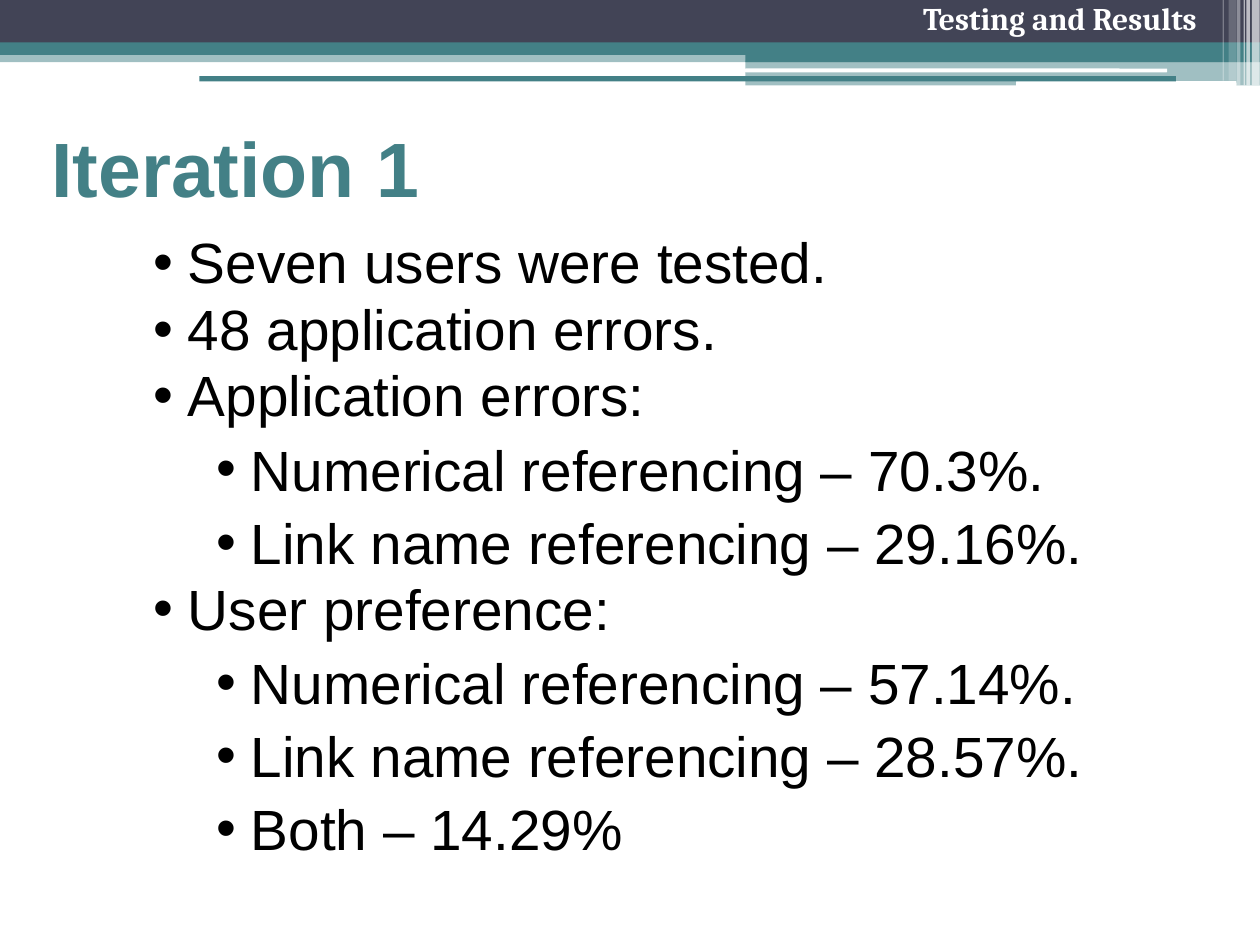
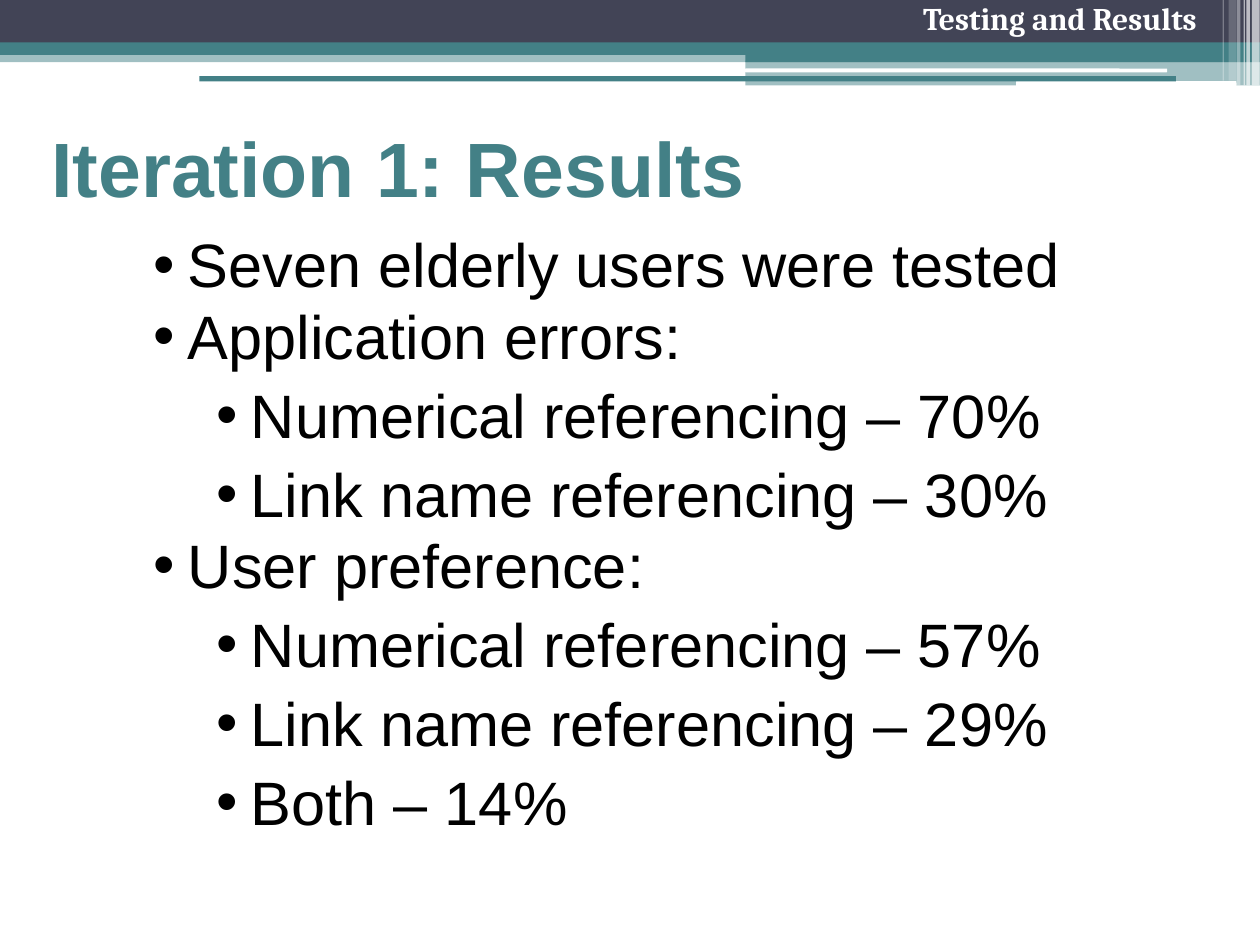
Before and after one commit to freecole/Lab-project, a slide deck: slide 15 of Presentation/Final Presentation.pptx (slide 10 before the commit). Drawn at 1260x945 pixels with LibreOffice and Linux fonts; fonts in the diff are those of the drawing. Boxes give left, top, right and bottom in pixels: in the first picture for what was removed or moved away, otherwise in the second. Text is boxed around its words. In the diff, an @@ line names an element or a change of style, - is before the commit and + after.

```diff
--- a/Presentation/Final Presentation.pptx
+++ b/Presentation/Final Presentation.pptx
@@ title at (51,141,744,198): text changed @@
-Iteration 1
+Iteration 1: Results
@@ text at (188,242,1059,298): text changed; size 32.4 to 35 pt @@
-  • Seven users were tested.
-  • 48 application errors.
+  • Seven elderly users were tested
@@ text at (188,314,681,599): size 32.4 to 35 pt in "Application errors:", "User preference:" @@
@@ text at (251,393,1048,528): text changed; size 32.4 to 35 pt @@
-    • Numerical referencing – 70.3%.
-    • Link name referencing – 29.16%.
+    • Numerical referencing – 70%
+    • Link name referencing – 30%
@@ text at (251,622,1048,826): text changed; size 32.4 to 35 pt @@
-    • Numerical referencing – 57.14%.
-    • Link name referencing – 28.57%.
-    • Both – 14.29%
+    • Numerical referencing – 57%
+    • Link name referencing – 29%
+    • Both – 14%
```
Also in this commit, not shown: 13 other slides changed, 11 slides added, 4 slides removed.
